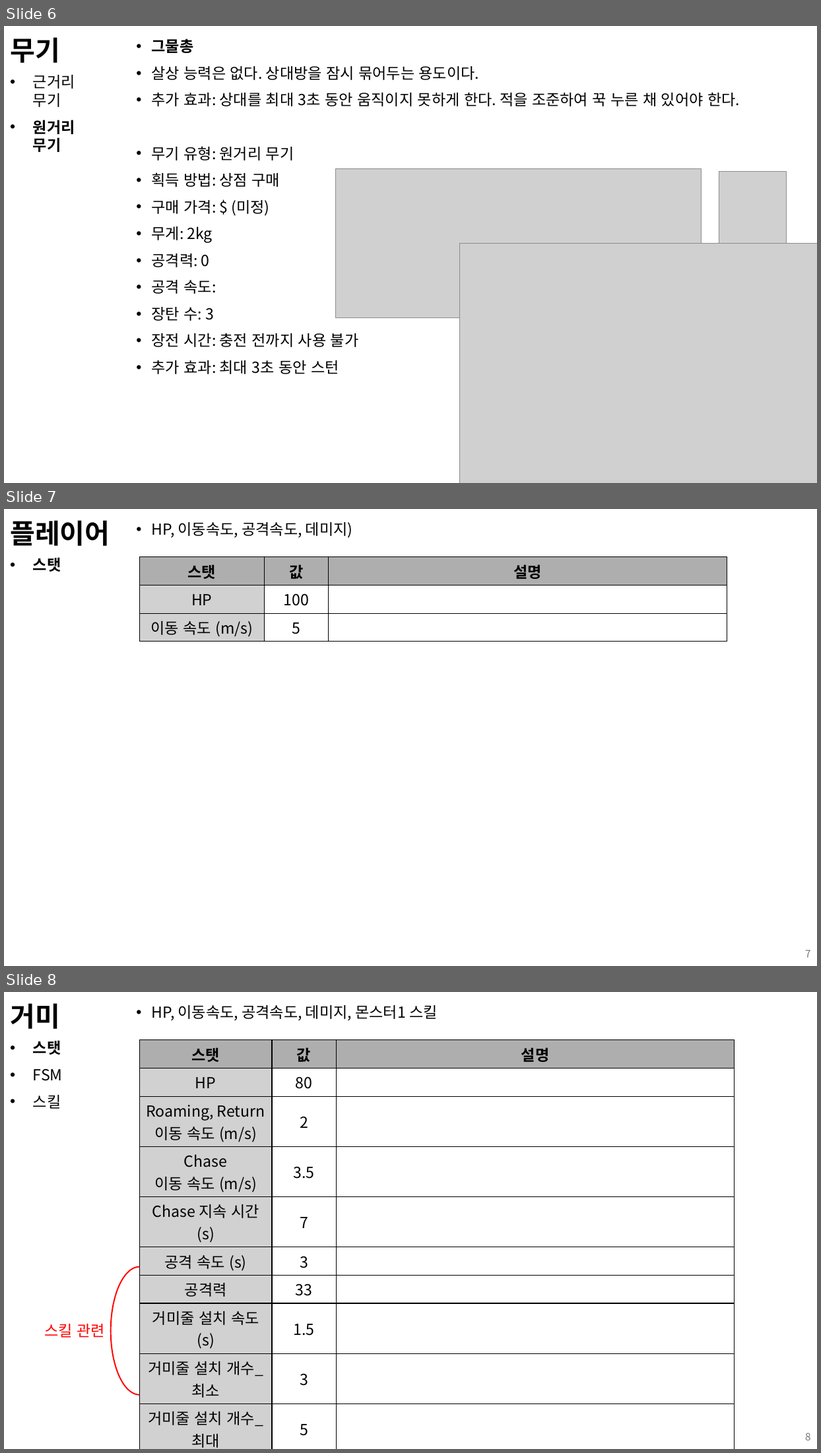
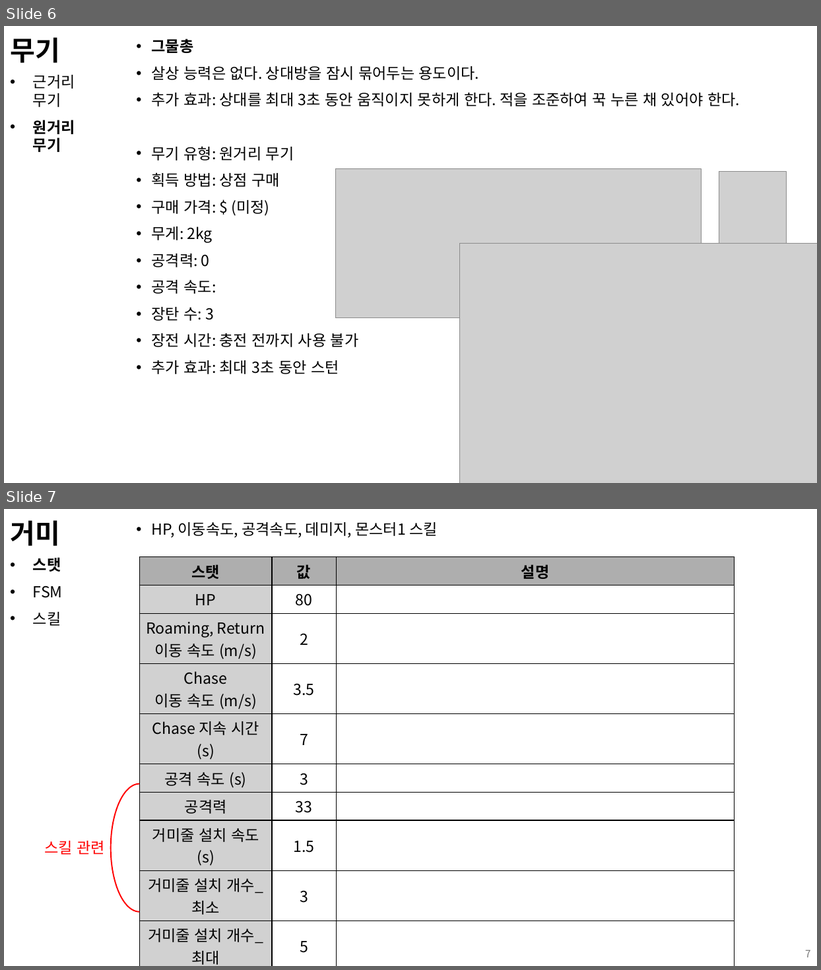
Before and after one commit to kimi5231/B1A2_project, a slide deck: 기획/전투 기획.pptx. Shown one above the other, each under a label of ours: slides 6, 7 and 8 before the commit, slides 6 and 7 after it. The pictures are 821x1453 and 821x970 pixels, drawn with LibreOffice and Linux fonts; fonts in the diff are those of the drawing; grey boxes stand for pictures. Boxes give left, top, right and bottom in pixels: in the first picture for what was removed or moved away, otherwise in the second. Text is boxed around its words. In the diff, an @@ line names an element or a change of style, - is before the commit and + after.

Commit message:
플레이어 스탯 추가
- 플레이어 스탯 수정 및 값 추가
- 전투 기획에 있던 기존 스테이트 삭제 후 '플레이어_스탯, 스테이트' 문서로 옮김.

```diff
--- a/기획/전투 기획.pptx
+++ b/기획/전투 기획.pptx
@@ slide 7 removed at <box>4,509,817,966</box>, background #FFFFFF @@
@@ title removed at <box>10,520,110,546</box> @@
-플레이어
@@ text removed at <box>152,522,353,538</box> @@
-• HP, 이동속도, 공격속도, 데미지)
@@ text removed at <box>33,557,61,572</box> @@
-• 스탯
@@ table removed at <box>139,557,727,640</box>, 3 rows, 3 columns @@
-스탯 | 값 | 설명
-HP | 100 | 
-이동 속도 (m/s) | 5 | 
@@ page number removed at <box>805,951,811,958</box> @@
-7
@@ what was slide 8 is now slide 7 @@
@@ page number at <box>805,951,811,958</box>: text changed @@
-8
+7
```
Also in this commit, not shown: 1 slide changed, 1 other file.
